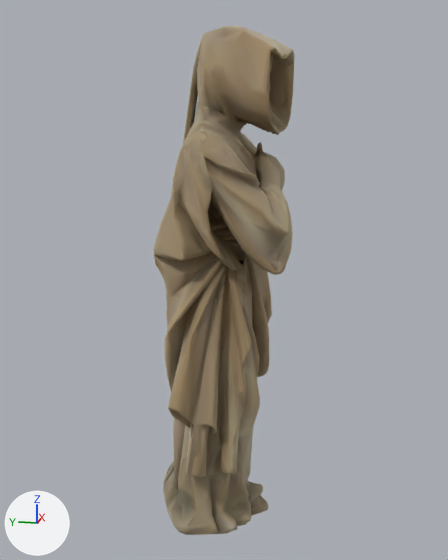
The glTF model assets/models/enemy/hooded-mourner.glb: old version first, new version second.
Before and after are seen from a 50 mm camera at (-1.162, -0.233, 0.776) aimed at (0.002, 0.0, 0.485). The lights are fixed; the arrows at lower left show +X, +Y and +Z. The older version comes first. Objects named as collision shapes, trigger or cutter boxes, shadow casters or lower levels of detail are left out. Where no turn or scale is listed for an object, it has been applied to the vertices. Vertices at exactly the same position are counted once.

In view in the first picture: 'body', 'body_lod1'.
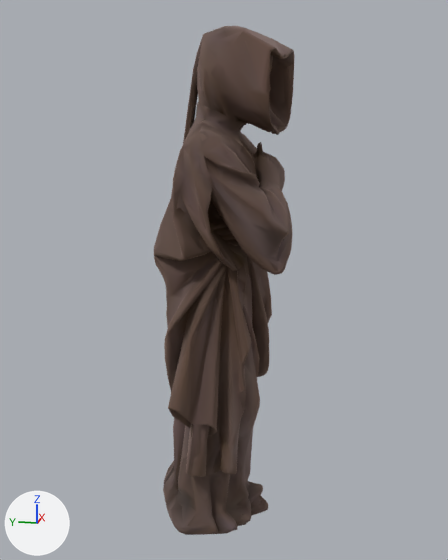
Patch to the scene script:
```diff
--- a/assets/models/enemy/hooded-mourner.glb.py
+++ b/assets/models/enemy/hooded-mourner.glb.py
@@ me_body @@
 me_body.from_pydata(...)  # 2999 vertices, 5996 faces; spans x -0.167..0.167, y -0.139..0.139, z -0.475..0.475
 # used by ob_body; location = (0.0, 0.0, 0.475)
+# me_body part 1
+# 10 vertices are removed from x -0.136..0.114, y -0.073..0.08, z -0.023..0.25
+# 95 faces are deleted
+# 13 vertices are added at x -0.115..-0.018, y -0.061..0.112, z 0.014..0.268
+# 101 new faces join them
+# me_body part 2: 5871 kept faces spanning x -0.167..0.167, y -0.139..0.139, z -0.475..0.475 get new vertex colours; the middle colour goes from beige #c1b299 to brown #8d786f
 me_body.materials.append(mat_mourner_2_mats)
@@ me_body_lod1 @@
 me_body_lod1.from_pydata(...)  # 1499 vertices, 2997 faces; spans x -0.167..0.167, y -0.139..0.139, z -0.474..0.474
 # used by ob_body_lod1; location = (0.0, 0.0, 0.475)
+# me_body_lod1 part 3
+# 14 vertices are removed from x -0.124..0.099, y -0.09..0.086, z -0.328..0.186
+# 97 faces are deleted
+# 3 vertices move from x -0.111..0.116, y -0.061..0.003, z 0.024..0.249 to x -0.101..0.114, y -0.061..-0.012, z 0.029..0.258
+# 14 vertices are added at x -0.142..0.102, y -0.083..0.098, z -0.236..0.336
+# 97 new faces join them
+# me_body_lod1 part 4: 2878 kept faces spanning x -0.167..0.167, y -0.139..0.139, z -0.474..0.474 get new vertex colours; the middle colour goes from beige #c0b298 to brown #8c786e
 me_body_lod1.materials.append(mat_mourner_2_mats)
```

Boxes [x1, y1, x2, y2] around the edits, measured in the pictures (448 x 560 px; the box of a moved part takes in the faces that stretch with it):
part 1 of me_body, moved or reshaped: [154, 137, 258, 366] in both
part 2 of me_body, recoloured (beige to brown): [154, 26, 294, 535] in both
part 3 of me_body_lod1, moved or reshaped: before [167, 107, 276, 402]; after [167, 109, 275, 408]
part 4 of me_body_lod1, recoloured (beige to brown): [154, 26, 294, 535] in both
